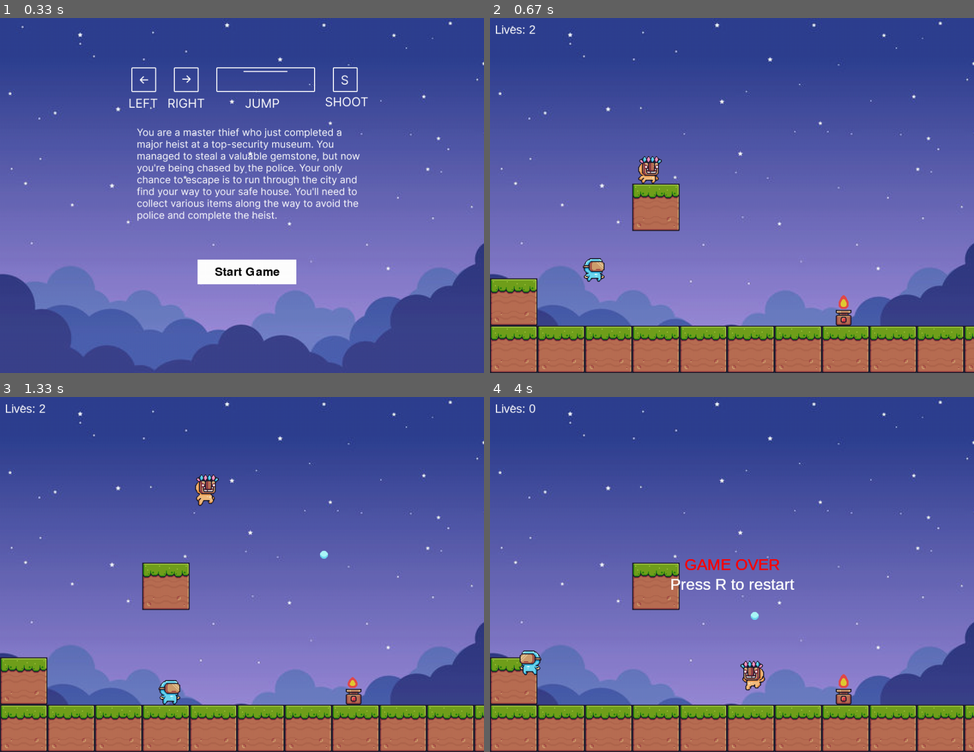
Above: before the commit, frames 1-4 (two rows, left to right).
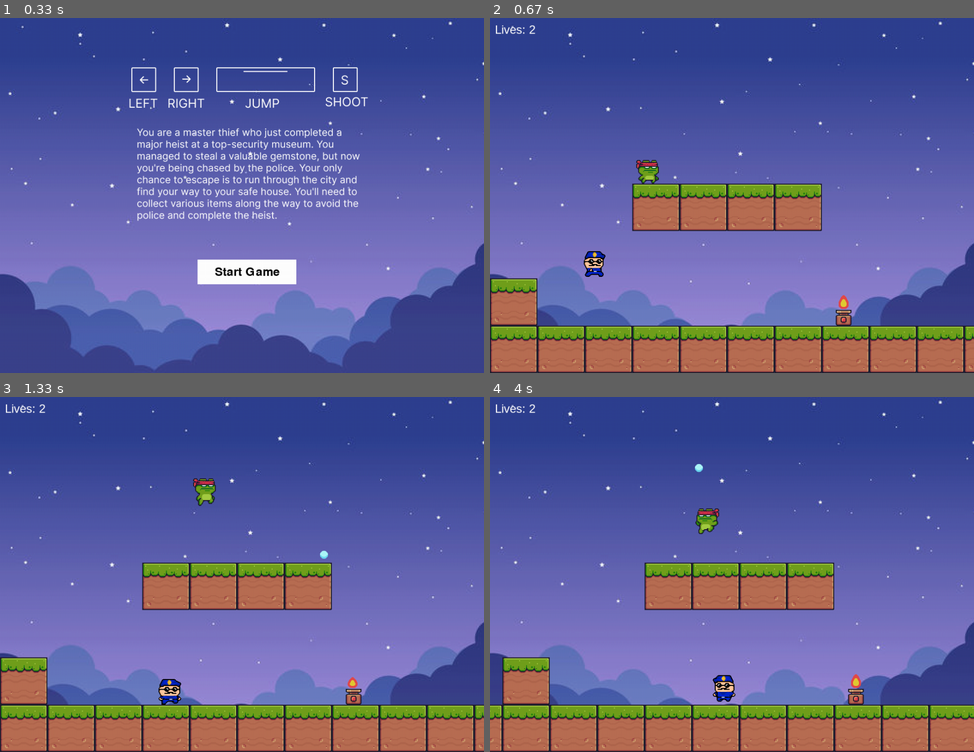
Above: after the commit, the same moments.

Repository: biancafu/pygame_hackathon
Game: pygame game, started from main.py
Two runs of this game, one before a commit and one after it. Both use one fixed random seed, a clock stepped at 60 frames per second and the inputs below.
Inputs:
- Up to frame 1 (0.33 s): no input
- Up to frame 2 (0.67 s): click "Start Game" at 0.38 s
- Up to frame 3 (1.33 s): tap S at 0.67 s; hold Right from 1 s (still down); tap Space at 1.07 s
- Up to frame 4 (4 s): tap Space at 1.37, 1.57, 1.87, 2.07, 2.37, 2.63, 2.93, 3.07, 3.37, 3.73 s; release Right at 1.47 s; hold Right 1.5-1.97 s; hold Left 2-2.53 s; tap S at 2.15, 3.82 s; hold Left 2.57-2.97 s; hold Right 3-3.63 s; hold Left from 3.67 s (still down)

Frame 1 is identical in both runs. In frame 2, 4.6% of the frame differs, in the area x 19-69%, y 38-75%; in frame 3, 4.5%; in frame 4, 11%, in the area x 0-100%, y 2-100%.

Commit message:
added run spritesheet and adjusted police movements

Diff:
--- a/main.py
+++ b/main.py
@@ -71,7 +71,7 @@
 class Player(pygame.sprite.Sprite): #inheriting from sprite for pixel accurate collision (use their methods)
     COLOR = (255, 0, 0)
     GRAVITY = 1
-    SPRITES = load_sprite_sheets("MainCharacters", "MaskDude", 32, 32, True)
+    SPRITES = load_sprite_sheets("MainCharacters", "NinjaFrog", 32, 32, True)
     ANIMATION_DELAY = 5
 
     def __init__(self, x, y, width, height) -> None:
@@ -178,14 +178,14 @@
 class Police(pygame.sprite.Sprite):
     COLOR = (255, 0, 0)
     GRAVITY = 1
-    SPRITES = load_sprite_sheets("MainCharacters", "VirtualGuy", 32, 32, True)
+    SPRITES = load_sprite_sheets("MainCharacters", "Police", 32, 32, True)
     ANIMATION_DELAY = 5
 
     def __init__(self, x, y, width, height, name="police"):
         super().__init__()
         self.rect = pygame.Rect(x, y, width, height)
         self.x_vel = 0
-        self.y_vel = 1
+        self.y_vel = 0
         self.mask = None #mapping of pixels exists in sprite (which pixel exists to perform perfect pixel collision)
         #for showing animation later
         self.direction = "right"
@@ -199,18 +199,23 @@
         self.rect.x += dx
         self.rect.y +=dy
 
+
     def move_towards_player(self, player):
         dx = player.rect.x - self.rect.x
-        if dx > 0:
+        self.x_vel = dx * 0.05
+        if dx > 19:
             self.direction = "right"
-        elif dx < 0:
+        elif dx < -19:
             self.direction = "left"
+        elif dx >=0 and dx <= 19:
+            self.x_vel = 0
+
         # Move along this normalized vector towards the player at current speed.
-        self.move(dx * 0.05, self.y_vel)
+        self.move(self.x_vel, self.y_vel)
+        # self.move(dx * 0.05, self.y_vel)
 
     def loop(self, fps, player): #looping for each frame
         self.y_vel += min(1, (self.fall_count / fps) * self.GRAVITY)
-        # self.move(self.x_vel, self.y_vel)
         #chasing
         self.move_towards_player(player)
         self.fall_count += 1
@@ -233,6 +238,9 @@
             sprite_sheet = "fall"
         elif self.x_vel != 0:
             sprite_sheet = "run"
+            print(self.animation_count)
+
+
 
         sprite_sheet_name = sprite_sheet + "_" + self.direction
         sprites = self.SPRITES[sprite_sheet_name]
@@ -365,7 +373,6 @@
 
 
 def handle_move(player, objects):
-    global player_lives
 
     keys = pygame.key.get_pressed()
 
@@ -516,6 +523,9 @@
     floor = [Block(i * block_size, WIN_HEIGHT - block_size, block_size) for i in range(-WIN_WIDTH // block_size, (WIN_WIDTH * 2)// block_size)]
     objects = [*floor, Block(0, WIN_HEIGHT - block_size * 2, block_size),
                Block(block_size * 3, WIN_HEIGHT - block_size * 4, block_size),
+               Block(block_size * 4, WIN_HEIGHT - block_size * 4, block_size),
+               Block(block_size * 5, WIN_HEIGHT - block_size * 4, block_size),
+               Block(block_size * 6, WIN_HEIGHT - block_size * 4, block_size),
                fire]
     offset_x = 0
     scroll_area_width = 320
Binary file added: assets/MainCharacters/Police/double_jump.png
Binary file added: assets/MainCharacters/Police/fall.png
Binary file added: assets/MainCharacters/Police/hit.png
Binary file added: assets/MainCharacters/Police/jump.png
Binary file added: assets/MainCharacters/Police/run.png
